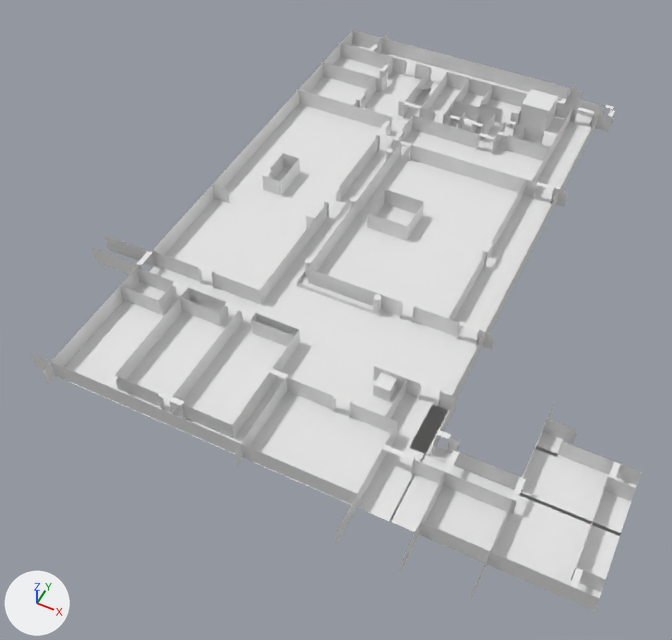
Before and after pictures for a commit that changed the glTF model assets/aligned_models/glb/first.glb.
The view is the same before and after, from a camera (50 mm lens) standing at (-2.4, -47.6, 67.9) and looking at (-29.7, 7.0, -0.3). The axes (+X, +Y, +Z) are drawn at lower left. The lights are the same throughout. The first picture is the older version. Where no turn or scale is listed for an object, it has been applied to the vertices. Vertices at exactly the same position are counted once.

In view in the first picture: 'Cube.005', 'Doors.001', 'Floor.001', 'Walls.001' and 3 more.
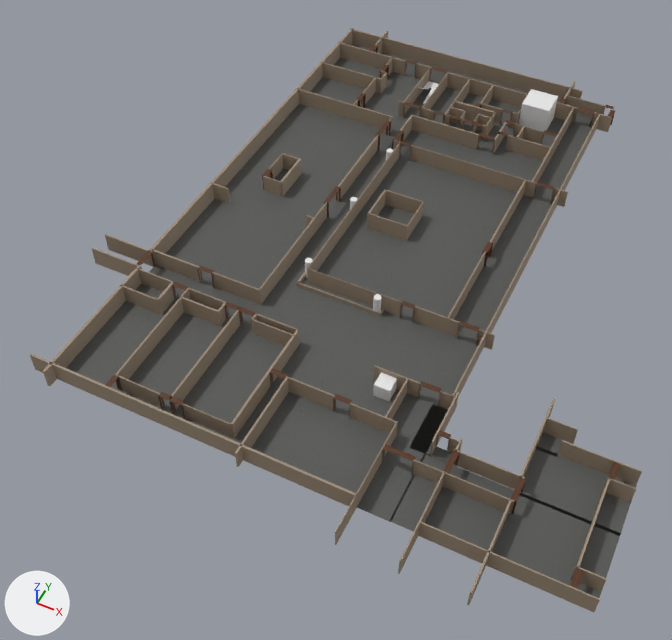
Diff of the bpy script that builds the scene:
```diff
--- a/assets/aligned_models/glb/first.glb.py
+++ b/assets/aligned_models/glb/first.glb.py
@@ img_beige_wall_001_diff_1k @@
+img_beige_wall_001_diff_1k = load_image('beige_wall_001_diff_1k', '_unpacked/beige_wall_001_diff_1k', 1024, 1024, 'sRGB')
@@ img_concrete_floor_worn_001_diff_1k @@
+img_concrete_floor_worn_001_diff_1k = load_image('concrete_floor_worn_001_diff_1k', '_unpacked/concrete_floor_worn_001_diff_1k', 1024, 1024, 'sRGB')
@@ img_wood_table_worn_diff_1k @@
+img_wood_table_worn_diff_1k = load_image('wood_table_worn_diff_1k', '_unpacked/wood_table_worn_diff_1k', 1024, 1024, 'sRGB')
@@ mat_material_004 @@
+mat_material_004 = principled_material('Material.004')
+mat_material_004.texture = img_beige_wall_001_diff_1k
@@ mat_material @@
+mat_material = principled_material('Material')
+mat_material.texture = img_concrete_floor_worn_001_diff_1k
@@ mat_material_005 @@
+mat_material_005 = principled_material('Material.005')
+mat_material_005.texture = img_wood_table_worn_diff_1k
@@ me_cube_020 @@
 me_cube_020.from_pydata(...)  # 368 vertices, 276 faces; spans x -15.6..31.1, y -40.5..17.3, z -1.0..1.0
+me_cube_020.materials.append(mat_material_005)  # picture img_wood_table_worn_diff_1k
@@ me_plane_009 @@
 me_plane_009.from_pydata(...)  # 28 vertices, 14 faces; spans x -16.0..32.1, y -16.4..42.7, z 0.0
+me_plane_009.materials.append(mat_material)  # picture img_concrete_floor_worn_001_diff_1k
@@ me_cube_146 @@
 # used by ob_walls_001; location = (-41.8, 11.6, 4.9)
-me_cube_146.from_pydata(...)  # 436 vertices, 218 faces; spans x -10.4..43.0, y -28.5..36.1, z -2.5..1.0
+me_cube_146.from_pydata(...)  # 872 vertices, 1308 faces; spans x -10.4..43.0, y -28.5..36.1, z -2.5..1.0
+# me_cube_146 part 1: 436 vertices added at x -10.4..43.0, y -28.5..36.1, z -2.5..1.0
+# me_cube_146 part 2: 218 faces spanning x -10.4..43.0, y -28.5..36.1, z -2.5..1.0 switch from no material to mat_material_004 (picture img_beige_wall_001_diff_1k)
```

Boxes [x1, y1, x2, y2] around the edits, measured in the pictures (672 x 640 px):
'Floor.001', recoloured (white to grey)
    both: [66, 44, 637, 610]
'Walls.001', reshaped
    before: [31, 29, 642, 611]
    after: [30, 28, 642, 612]
'Doors.001', recoloured
    both: [106, 45, 620, 589]
part 1 of me_cube_146, added
    after: [30, 28, 642, 612]
part 2 of me_cube_146, recoloured
    before: [31, 29, 642, 611]
    after: [105, 30, 642, 605]
